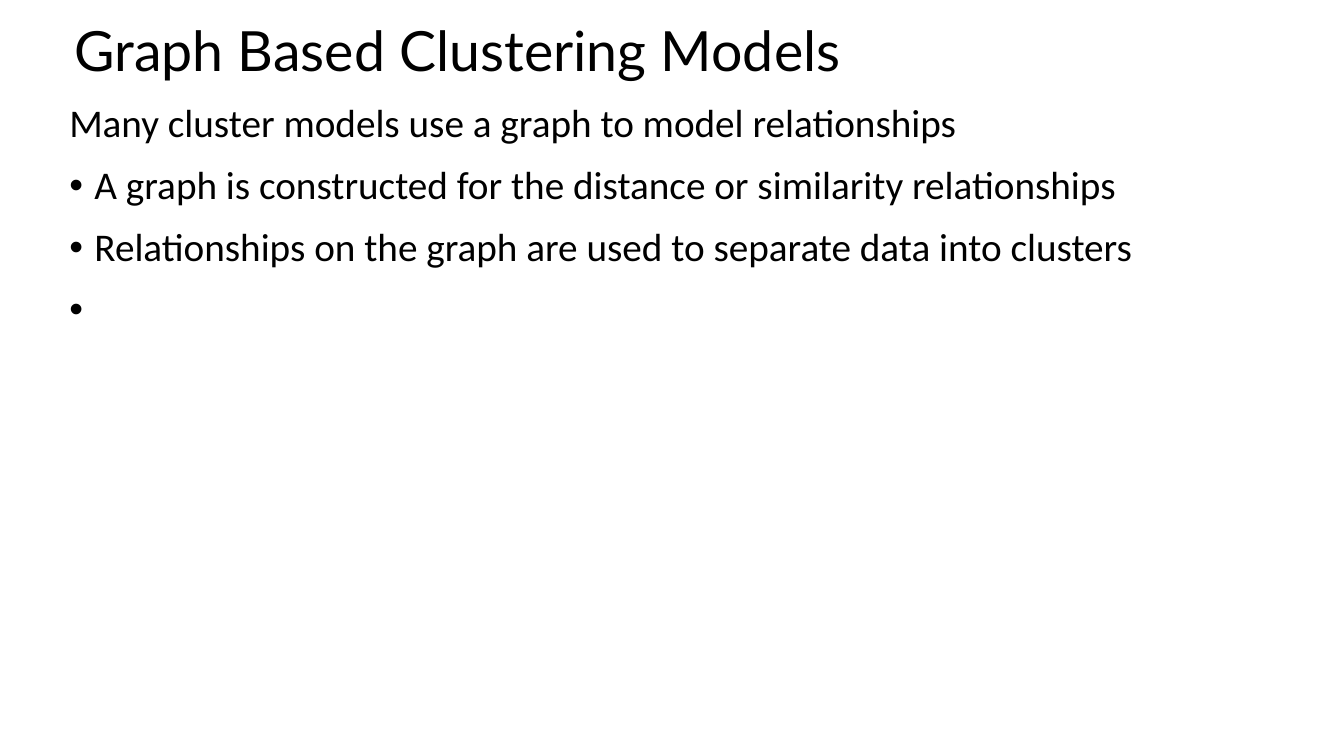
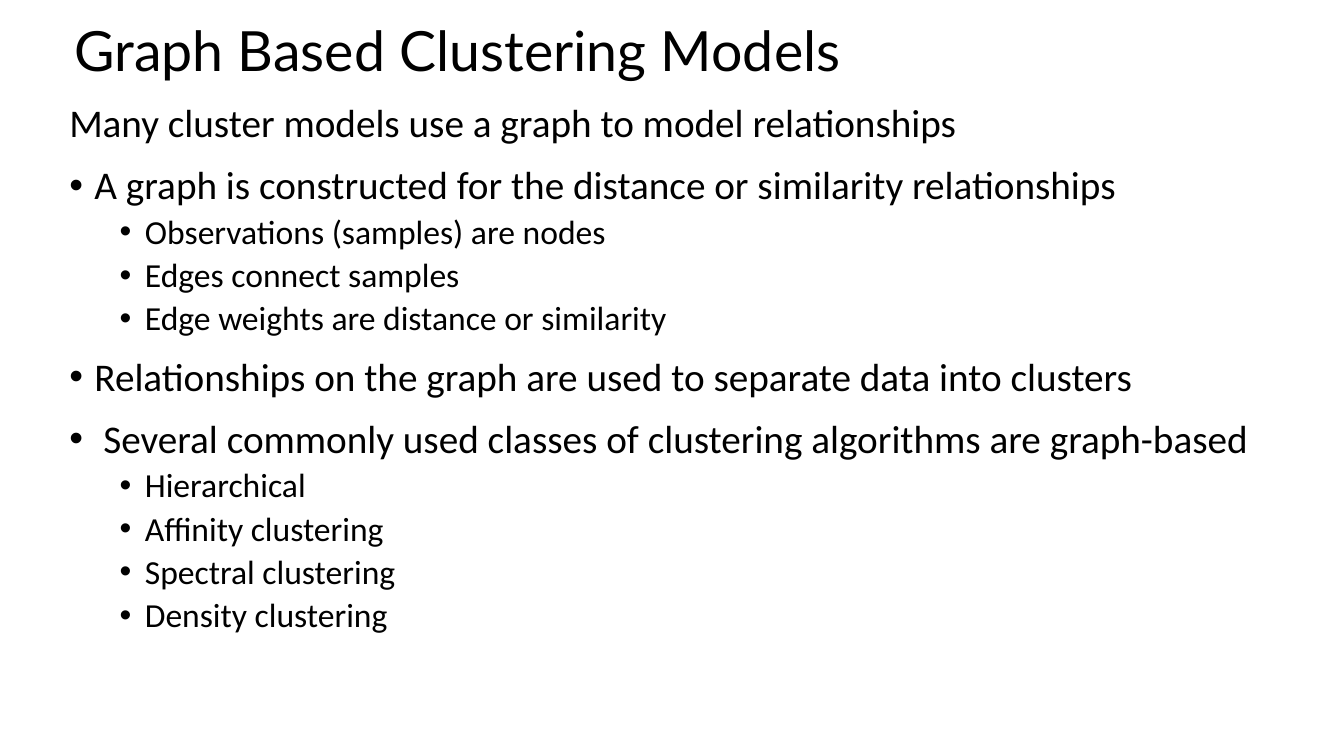
Before and after one commit to StephenElston/CSCI-E-108, a slide deck: slide 43 of slides/6_IntroductionToClustering.pptx. Drawn at 1344x756 pixels with LibreOffice and Linux fonts; fonts in the diff are those of the drawing. Boxes give left, top, right and bottom in pixels: in the first picture for what was removed or moved away, otherwise in the second. Text is boxed around its words. In the diff, an @@ line names an element or a change of style, - is before the commit and + after.

```diff
--- a/slides/6_IntroductionToClustering.pptx
+++ b/slides/6_IntroductionToClustering.pptx
@@ text at <box>145,219,666,336</box>: paragraphs added @@
+  • Observations (samples) are nodes
+  • Edges connect samples
+  • Edge weights are distance or similarity
@@ text at <box>103,425,1248,633</box>: paragraphs added @@
+• Several commonly used classes of clustering algorithms are graph-based
+  • Hierarchical
+  • Affinity clustering
+  • Spectral clustering
+  • Density clustering
```
Also in this commit, not shown: 3 other slides changed.
